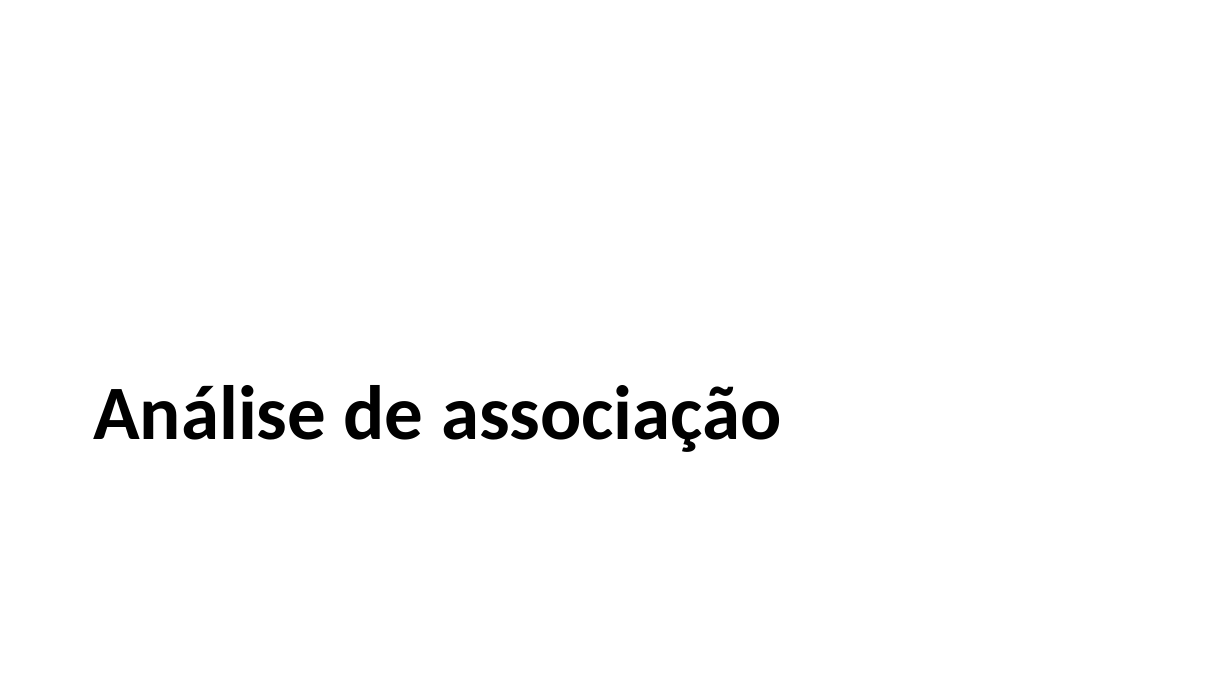
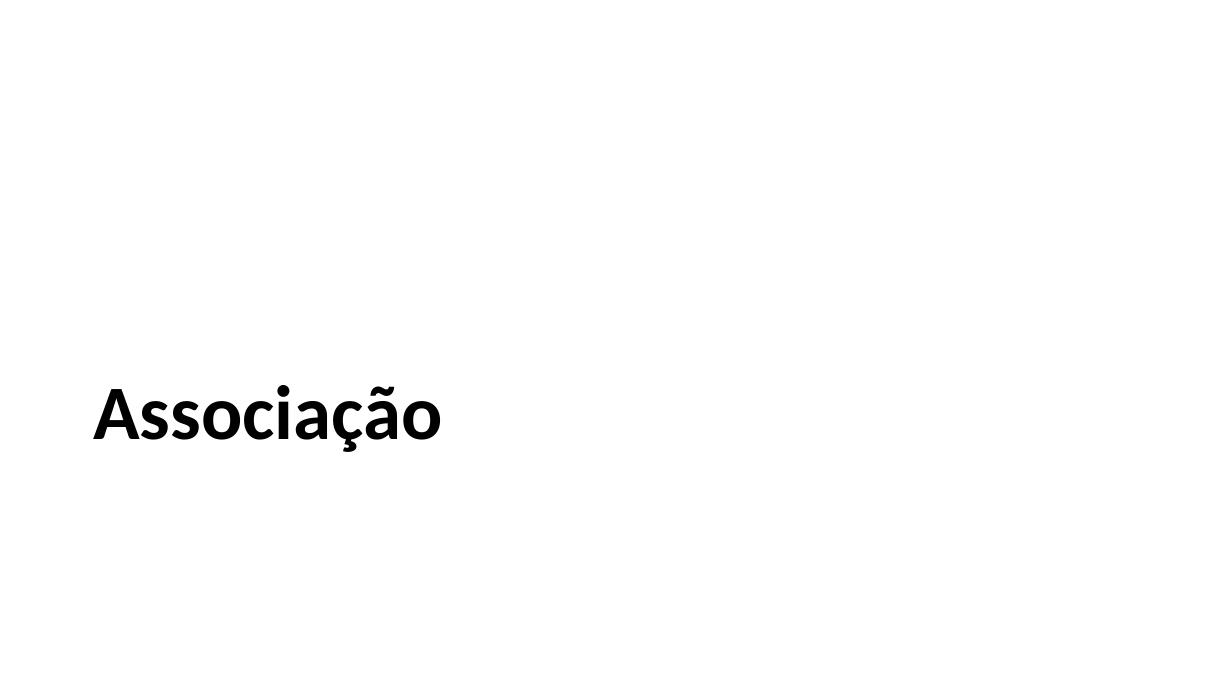
Before and after one commit to FerreiraAS/Ciencia-com-R, a slide deck: slide 56 of Ciência-com-R.pptx. Drawn at 1232x693 pixels with LibreOffice and Linux fonts; fonts in the diff are those of the drawing. Boxes give left, top, right and bottom in pixels: in the first picture for what was removed or moved away, otherwise in the second. Text is boxed around its words. In the diff, an @@ line names an element or a change of style, - is before the commit and + after.

```diff
--- a/Ciência-com-R.pptx
+++ b/Ciência-com-R.pptx
@@ title at box(93, 385, 442, 452): text changed @@
-Análise de associação
+Associação
```
Also in this commit, not shown: 4 other slides changed, 46 other files.
